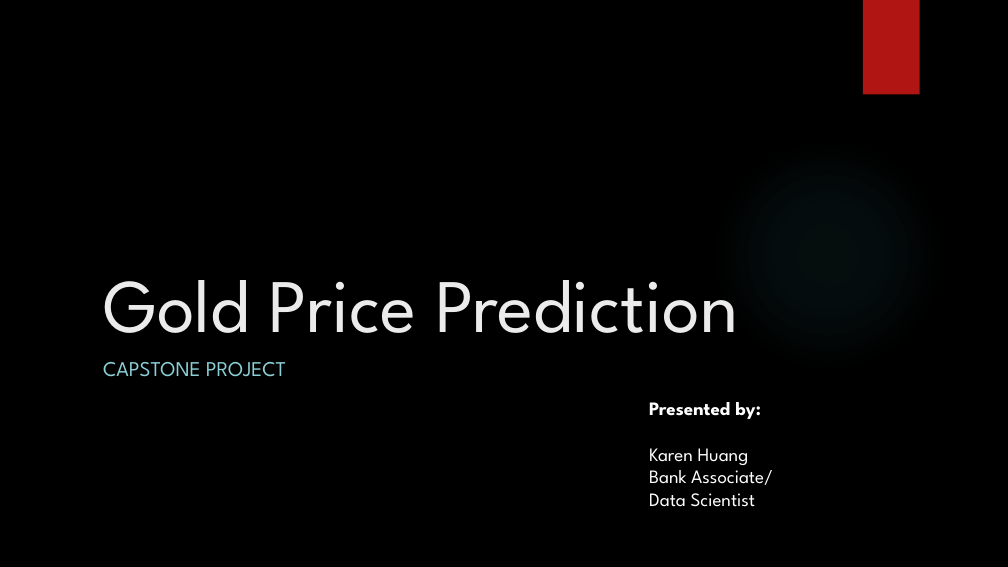
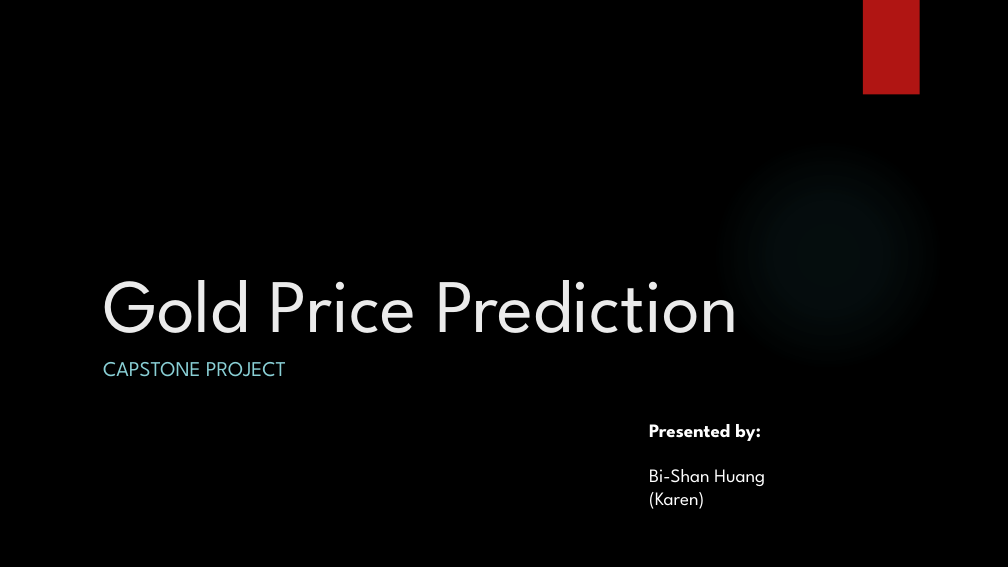
Before and after one commit to karenhuang33/IOD_Capstone_2K22, a slide deck: slide 1 of CapstoneProject.pptx. Drawn at 1008x567 pixels with LibreOffice and Linux fonts; fonts in the diff are those of the drawing; background and template pictures are left out. Boxes give left, top, right and bottom in pixels: in the first picture for what was removed or moved away, otherwise in the second. Text is boxed around its words. In the diff, an @@ line names an element or a change of style, - is before the commit and + after.

```diff
--- a/CapstoneProject.pptx
+++ b/CapstoneProject.pptx
@@ text "Presented by:": place and size @@
-text "Presented by:" at <box>649,402,773,507</box>
+text "Presented by:" at <box>649,424,765,509</box>
@@ text at <box>649,469,765,509</box>: text changed @@
-Karen Huang
-Bank Associate/
-Data Scientist
+Bi-Shan Huang
+(Karen)
```
Also in this commit, not shown: 1 other slide changed.
